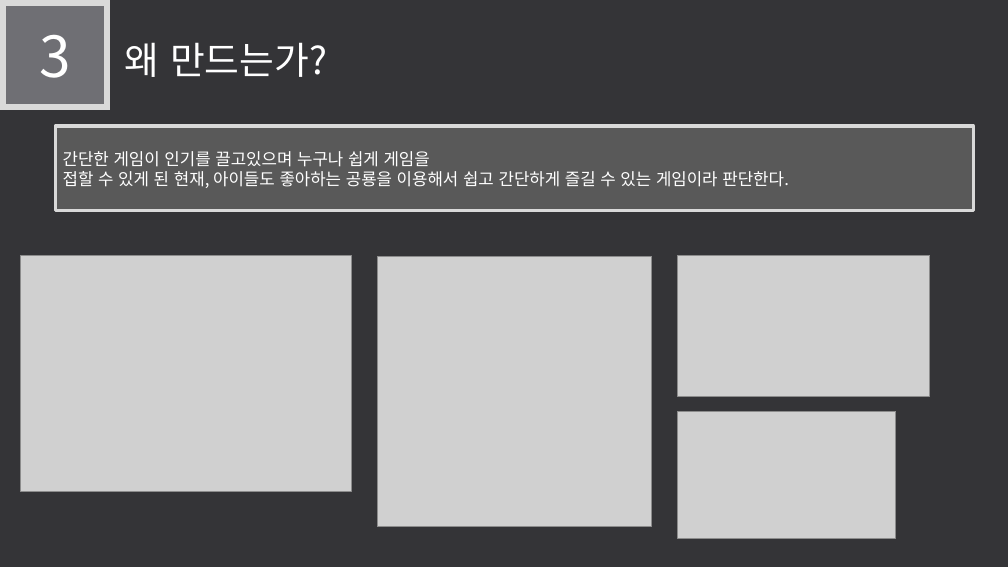
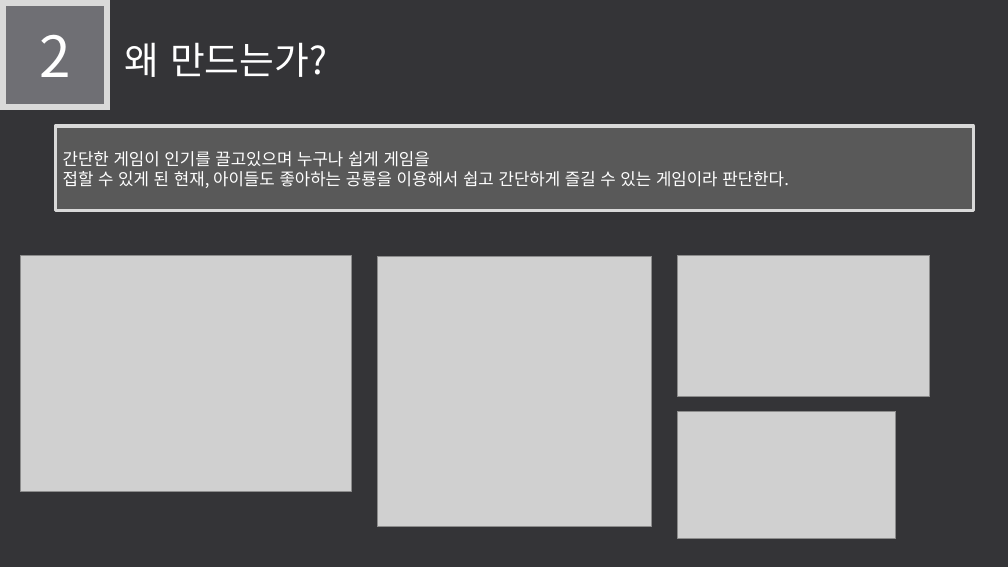
Before and after one commit to LEGO0937/Our_Project, a slide deck: slide 8 of 기획단계/졸작 제안서_α.pptx. Drawn at 1008x567 pixels with LibreOffice and Linux fonts; fonts in the diff are those of the drawing; grey boxes stand for pictures. Boxes give left, top, right and bottom in pixels: in the first picture for what was removed or moved away, otherwise in the second. Text is boxed around its words. In the diff, an @@ line names an element or a change of style, - is before the commit and + after.

```diff
--- a/기획단계/졸작 제안서_α.pptx
+++ b/기획단계/졸작 제안서_α.pptx
@@ text in rectangle at <box>39,35,70,77</box>: text changed @@
-3
+2
```
Also in this commit, not shown: 2 other slides changed.
